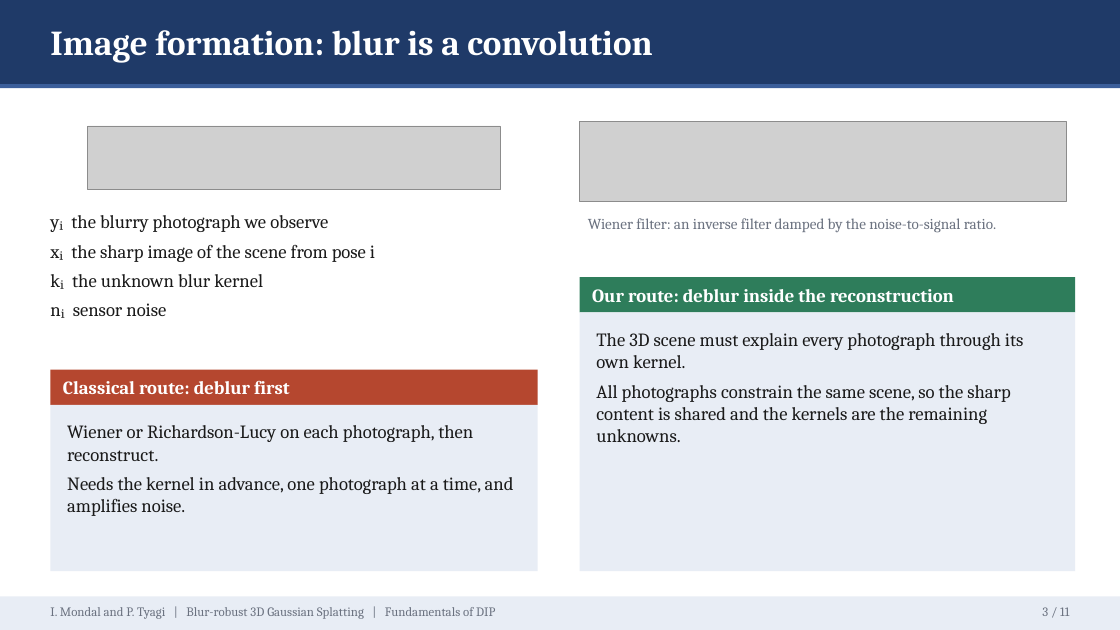
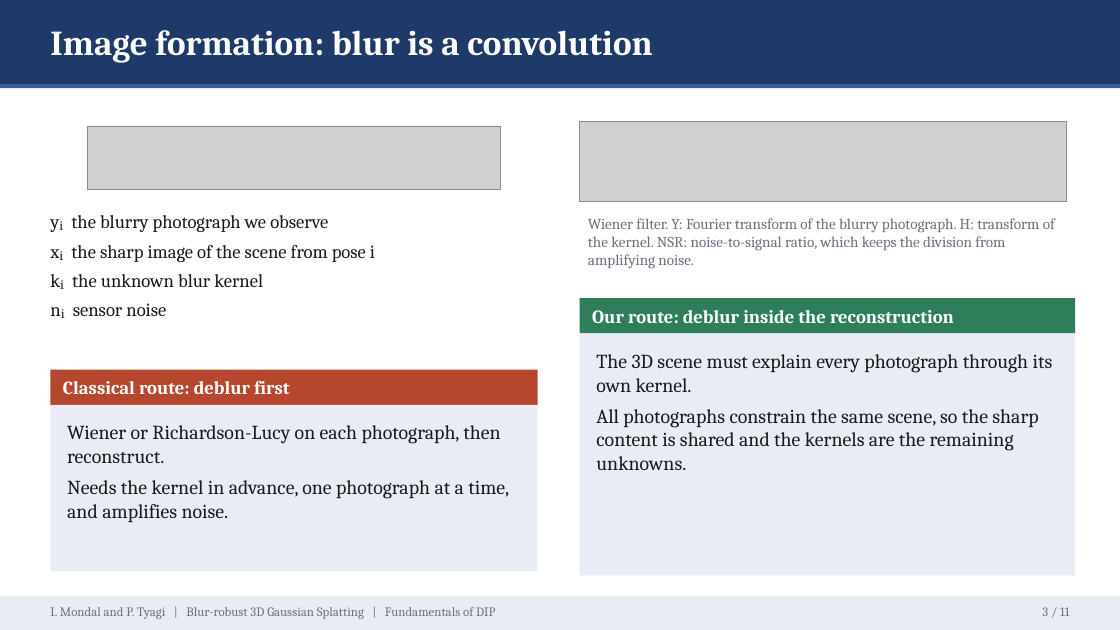
Before and after one commit to IshaanM05/blur-robust-3dgs, a slide deck: slide 3 of docs/slides.pptx. Drawn at 1120x630 pixels with LibreOffice and Linux fonts; fonts in the diff are those of the drawing; grey boxes stand for pictures. Boxes give left, top, right and bottom in pixels: in the first picture for what was removed or moved away, otherwise in the second. Text is boxed around its words. In the diff, an @@ line names an element or a change of style, - is before the commit and + after.

Commit message:
Slides: plain-language labels, define symbols, caption the kernel figure

```diff
--- a/docs/slides.pptx
+++ b/docs/slides.pptx
@@ text at bbox=[588, 218, 1055, 269]: text changed @@
-Wiener filter: an inverse filter damped by the noise-to-signal ratio.
+Wiener filter. Y: Fourier transform of the blurry photograph. H: transform of the kernel. NSR: noise-to-signal ratio, which keeps the division from amplifying noise.
@@ rectangle: place and size @@
-rectangle at bbox=[580, 277, 1075, 313]
+rectangle at bbox=[580, 298, 1075, 334]
@@ text "Our route: deblur inside the ...": place and size @@
-text "Our route: deblur inside the ..." at bbox=[592, 289, 954, 302]
+text "Our route: deblur inside the ..." at bbox=[592, 310, 954, 323]
@@ rectangle: place and size @@
-rectangle at bbox=[580, 313, 1075, 571]
+rectangle at bbox=[580, 334, 1075, 576]
@@ text "The 3D scene must explain ..." at bbox=[596, 354, 1053, 470]: size 16 to 17 pt @@
@@ text "The 3D scene must explain ...": place and size @@
-text "The 3D scene must explain ..." at bbox=[596, 333, 1024, 442]
+text "The 3D scene must explain ..." at bbox=[596, 354, 1053, 470]
@@ text "Wiener or Richardson-Lucy on each ..." at bbox=[67, 425, 509, 522]: size 16 to 17 pt @@
```
Also in this commit, not shown: 8 other slides changed, 1 other file.
